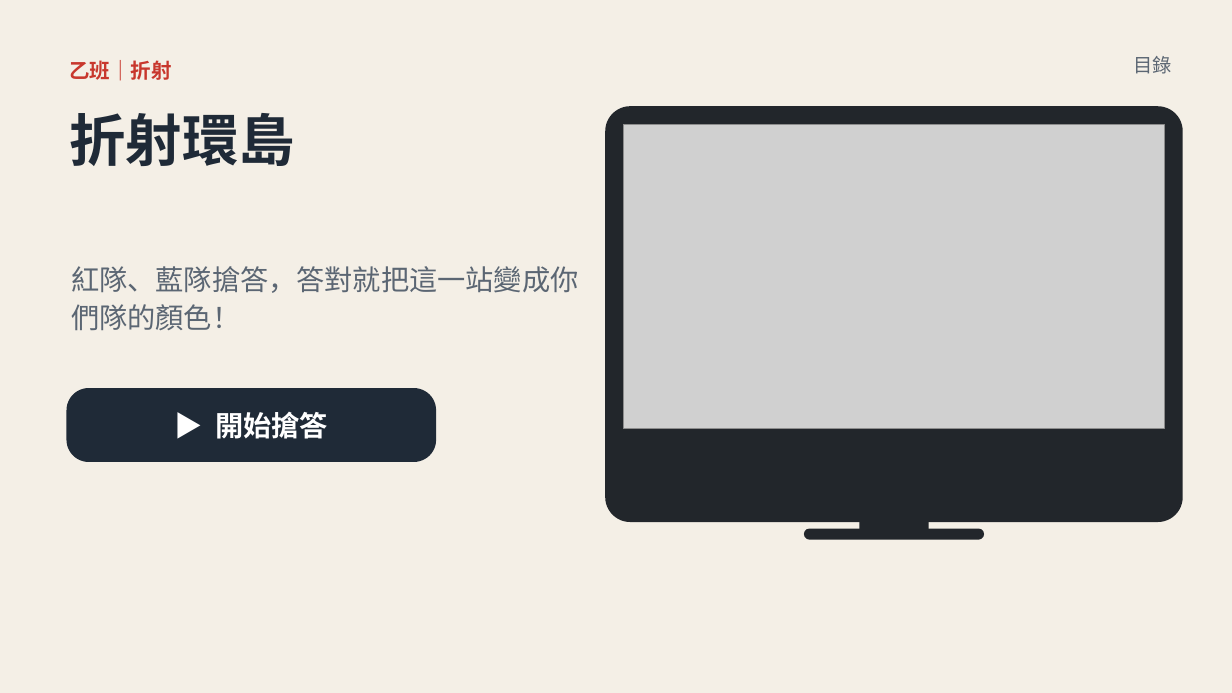
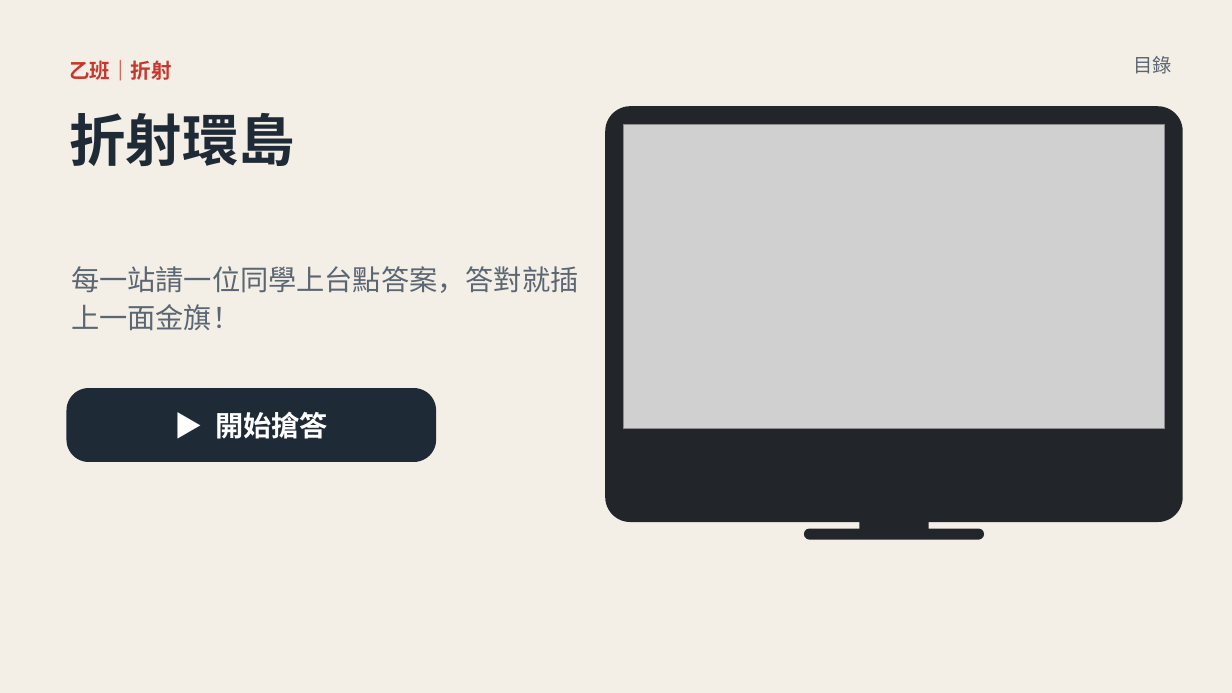
Before and after one commit to classtools1020/sports-results, a slide deck: slide 21 of f8f9fc3bd1/slides.pptx (slide 12 before the commit). Drawn at 1232x693 pixels with LibreOffice and Linux fonts; fonts in the diff are those of the drawing; grey boxes stand for pictures. Boxes give left, top, right and bottom in pixels: in the first picture for what was removed or moved away, otherwise in the second. Text is boxed around its words. In the diff, an @@ line names an element or a change of style, - is before the commit and + after.

```diff
--- a/f8f9fc3bd1/slides.pptx
+++ b/f8f9fc3bd1/slides.pptx
@@ text at bbox=[71, 266, 578, 330]: text changed @@
-紅隊、藍隊搶答，答對就把這一站變成你們隊的顏色！
+每一站請一位同學上台點答案，答對就插上一面金旗！
```
Also in this commit, not shown: 5 other slides changed, 1 slide added, 3 slides removed, 1 other file.
